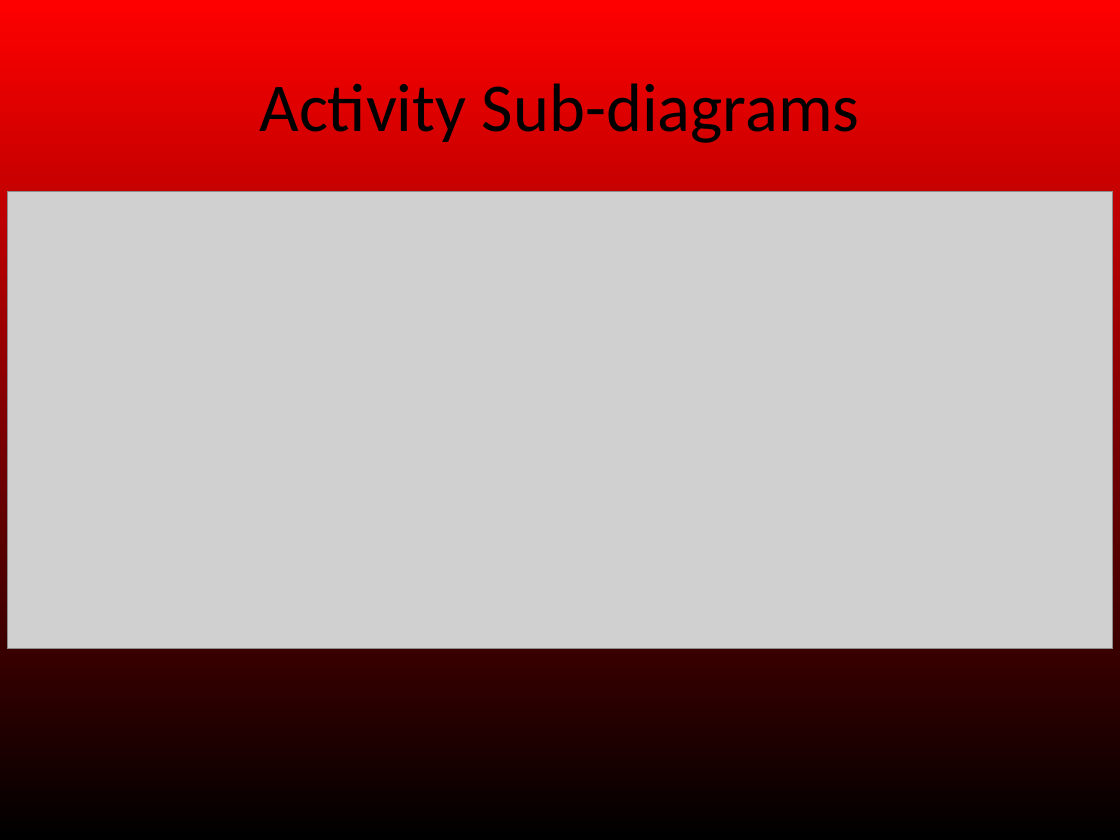
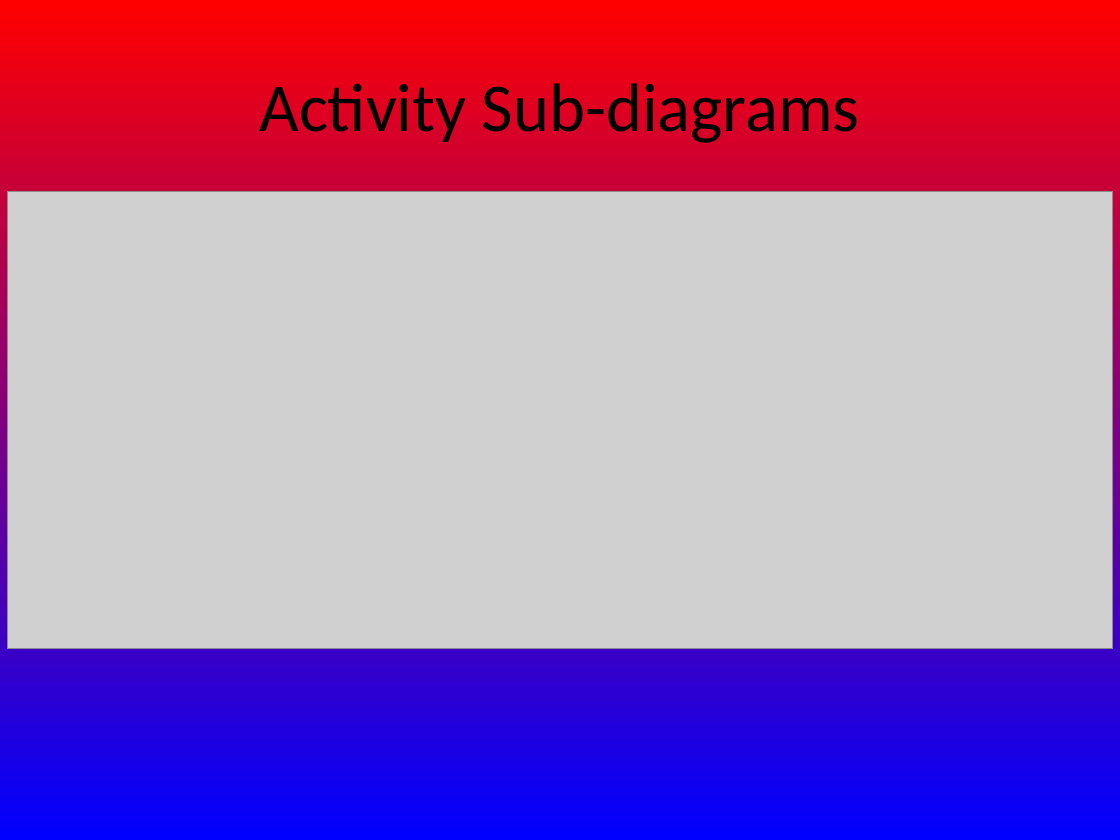
Before and after one commit to MatrixPeckham/majorrequirements336, a slide deck: slide 9 of Documents/Design review PPT.pptx. Drawn at 1120x840 pixels with LibreOffice and Linux fonts; fonts in the diff are those of the drawing; grey boxes stand for pictures. Boxes give left, top, right and bottom in pixels: in the first picture for what was removed or moved away, otherwise in the second. Text is boxed around its words. In the diff, an @@ line names an element or a change of style, - is before the commit and + after.

Commit message:
Changed background color

```diff
--- a/Documents/Design review PPT.pptx
+++ b/Documents/Design review PPT.pptx
@@ background gradient #FF0000 to #000000 to gradient #FF0000 to #0000FF @@
```
Also in this commit, not shown: 12 other slides changed.
